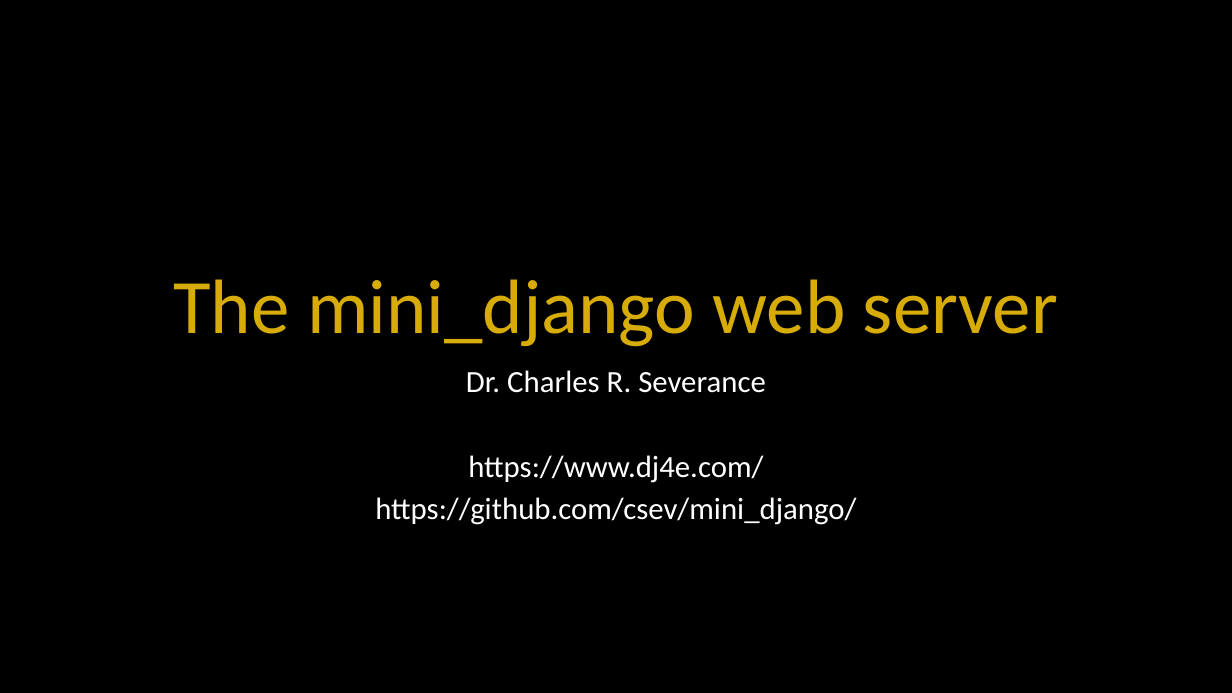
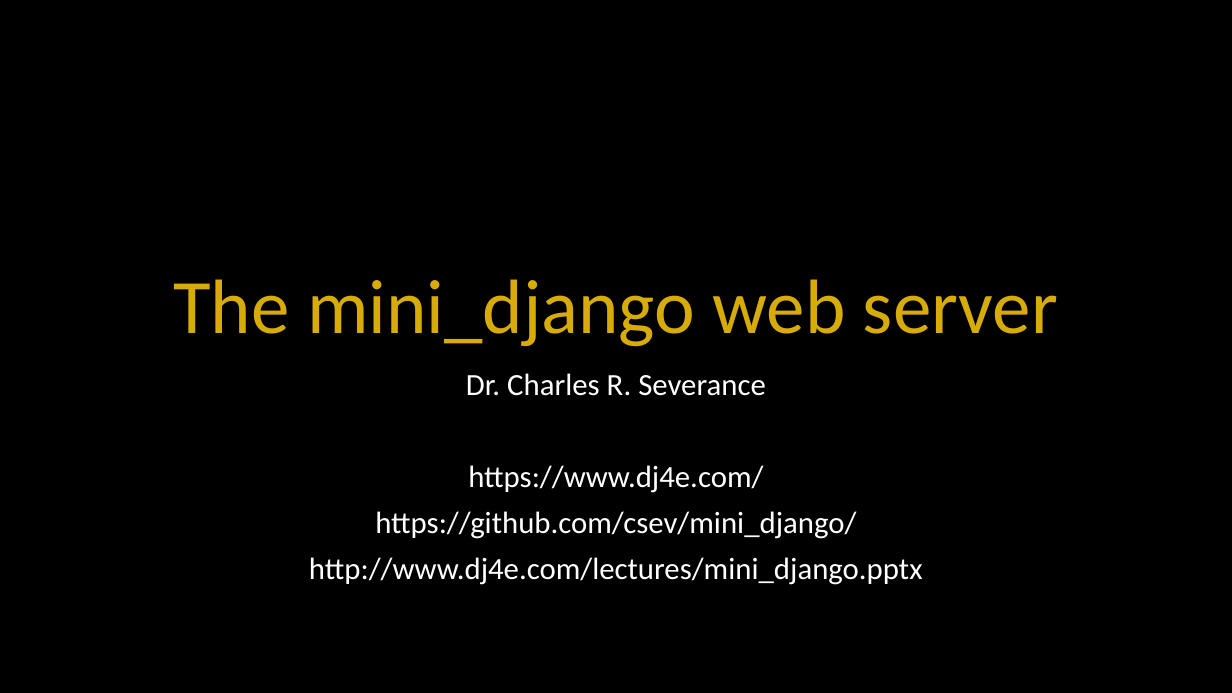
Before and after one commit to csev/dj4e, a slide deck: slide 1 of lectures/mini_django.pptx. Drawn at 1232x693 pixels with LibreOffice and Linux fonts; fonts in the diff are those of the drawing. Boxes give left, top, right and bottom in pixels: in the first picture for what was removed or moved away, otherwise in the second. Text is boxed around its words. In the diff, an @@ line names an element or a change of style, - is before the commit and + after.

```diff
--- a/lectures/mini_django.pptx
+++ b/lectures/mini_django.pptx
@@ subtitle at bbox=[375, 373, 856, 539]: line spacing 0.8 to 0.9 @@
@@ subtitle at bbox=[309, 557, 923, 585]: paragraph added @@
+http://www.dj4e.com/lectures/mini_django.pptx
```
Also in this commit, not shown: 3 other files.
